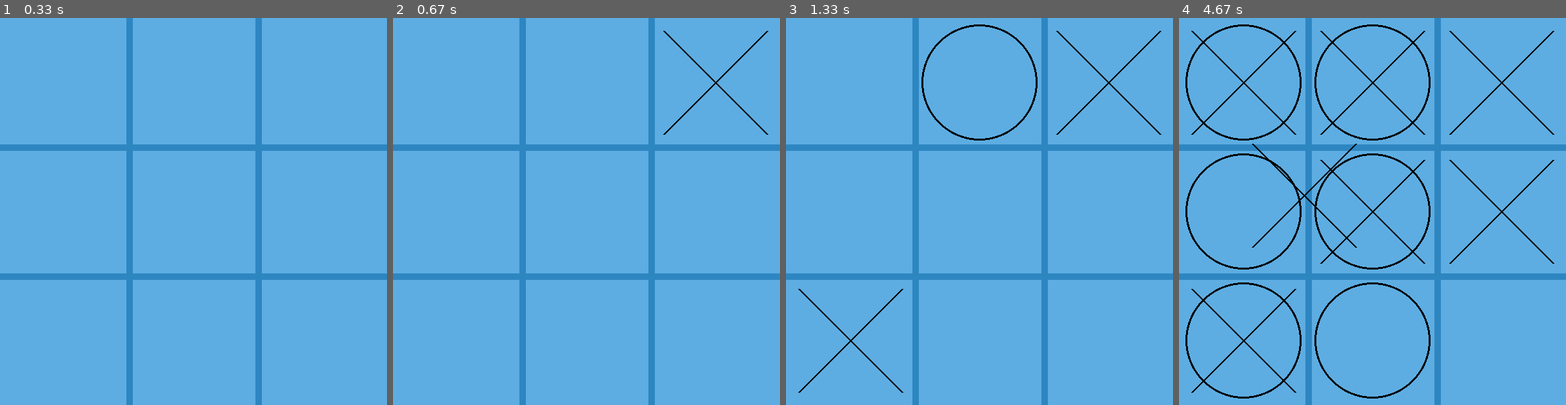
Above: before the commit, frames 1-4 (left to right).
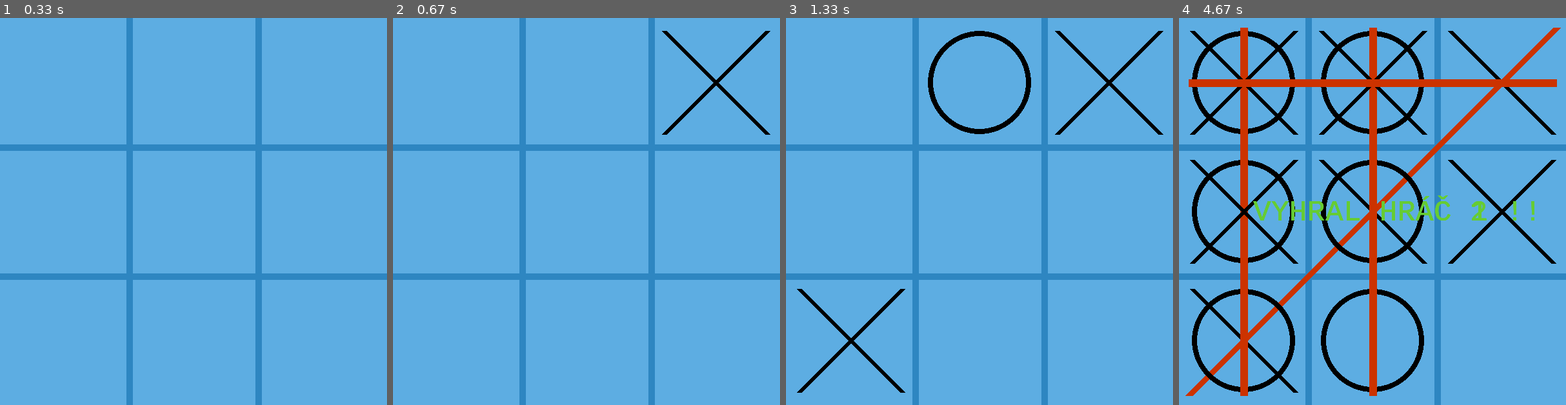
Above: after the commit, the same moments.

Repository: Marek3008/Python
Game: pygame game, started from Pyglet/piskvorky-pygame.py
Two runs of this game, one before a commit and one after it. Both use one fixed random seed, a clock stepped at 60 frames per second and the inputs below.
Inputs (mouse positions are in pixels of both pictures, inside the frame that each line leads up to):
- Up to frame 1 (0.33 s): no input
- Up to frame 2 (0.67 s): press the mouse at (714, 83) at 0.37 s; move the mouse to (640, 95) at 0.47 s; release the mouse at (571, 107) at 0.6 s
- Up to frame 3 (1.33 s): press the mouse at (979, 83) at 0.7 s; move the mouse to (909, 203) at 0.8 s; release the mouse at (844, 323) at 0.93 s; press the mouse at (851, 339) at 1.03 s; move the mouse to (944, 250) at 1.13 s; release the mouse at (1041, 157) at 1.27 s
- Up to frame 4 (4.67 s): press the mouse at (1244, 211) at 1.37 s; move the mouse to (1302, 281) at 1.47 s; release the mouse at (1364, 350) at 1.6 s; click (1372, 211) at 1.72 s; press the mouse at (1244, 83) at 2.03 s; move the mouse to (1360, 215) at 2.13 s; release the mouse at (1480, 350) at 2.27 s; press the mouse at (1500, 211) at 2.37 s; move the mouse to (1372, 168) at 2.47 s; release the mouse at (1248, 126) at 2.6 s; press the mouse at (1244, 339) at 2.7 s; move the mouse to (1326, 246) at 2.8 s; release the mouse at (1411, 157) at 2.93 s; press the mouse at (1244, 83) at 3.03 s; move the mouse to (1248, 149) at 3.13 s; release the mouse at (1256, 215) at 3.27 s; press the mouse at (1372, 339) at 3.37 s; move the mouse to (1341, 335) at 3.47 s; release the mouse at (1306, 335) at 3.6 s; click (1302, 196) at 3.72 s; press the mouse at (1372, 211) at 4.03 s; move the mouse to (1318, 149) at 4.13 s; release the mouse at (1264, 87) at 4.27 s; press the mouse at (1372, 83) at 4.37 s; move the mouse to (1438, 76) at 4.47 s; release the mouse at (1504, 72) at 4.6 s

Frame 1 is identical in both runs. In frame 2, 0.4% of the frame differs, in the area x 69-98%, y 3-31%; in frame 3, 2.4%; in frame 4, 19%, in the area x 1-99%, y 1-99%.

Commit message:
uz vypisuje ze ktory hrac vyhral ale este musim urobit break

Diff:
--- a/Pyglet/piskvorky-pygame.py
+++ b/Pyglet/piskvorky-pygame.py
@@ -11,10 +11,15 @@
 stlacene = False
 hrac = 1
 
+#hracia plocha v terminali
 hracia_plocha = [[0,0,0],
 [0, 0, 0],
 [0, 0, 0]]
 
+#font
+font = pygame.font.SysFont("Consolas", 50)
+nadpis1 = font.render("VYHRAL HRÁČ 1 !!", True, (102, 204, 51))
+nadpis2 = font.render("VYHRAL HRÁČ 2 !!", True, (102, 204, 51))
 
 #obrazovka
 obrazovka = pygame.display.set_mode((SIRKA, VYSKA))
@@ -33,13 +38,146 @@
 #2. horizontalna
 ciara((0, 400), (600, 400))
 
-#nakresli krizik alebo kruh podla toho ktory hrac je na rade
-def nakresli_znaky():
-    if hrac == 1:
-        pygame.draw.line(obrazovka, (0, 0, 0), (pozicia_x - 80, pozicia_y - 80), (pozicia_x + 80, pozicia_y + 80), 3)
-        pygame.draw.line(obrazovka, (0, 0, 0), (pozicia_x + 80, pozicia_y - 80), (pozicia_x - 80, pozicia_y + 80), 3)
-    if hrac == -1:
-        pygame.draw.circle(obrazovka, (0, 0, 0), (pozicia_x, pozicia_y), 90, 3)
+
+
+
+def prida_do_hracej_plochy(riadok, stlpec, cislo, namiesto):
+    for riadocek in hracia_plocha:
+        for nula in riadocek:
+            if nula == 0:
+                hracia_plocha[riadok].pop(stlpec)
+                hracia_plocha[riadok].insert(stlpec, cislo)
+
+def nakresli_krizik(x1, y1, x2, y2, x3, y3, x4, y4):
+    pygame.draw.line(obrazovka, (0, 0, 0), (x1, y1), (x2, y2), 8)
+    pygame.draw.line(obrazovka, (0, 0, 0), (x3, y3), (x4, y4), 8)
+
+def nakresli_kruzok(x, y):
+    pygame.draw.circle(obrazovka, (0, 0, 0), (x, y), 80, 8)
+
+#######s tymto som maximalne nespokojny ale uz som bol zufaly a nevedel ako mam pokracovat
+def nakresli_znak():
+    #vlavo hore
+    if pozicia_x in range(0, 200) and pozicia_y in range(0, 200):
+        if hrac == 1:
+            prida_do_hracej_plochy(0, 0, 1, 0)
+            nakresli_krizik(20, 20, 180, 180, 180, 20, 20, 180)
+        if hrac == -1:
+            prida_do_hracej_plochy(0, 0, 2, 0)
+            nakresli_kruzok(100, 100)
+    #stred hore
+    if pozicia_x in range(200, 400) and pozicia_y in range(0, 200):
+        if hrac == 1:
+            prida_do_hracej_plochy(0, 1, 1, 0)
+            nakresli_krizik(220, 20, 380, 180, 380, 20, 220, 180)
+        if hrac == -1:
+            prida_do_hracej_plochy(0, 1, 2, 0)
+            nakresli_kruzok(300, 100)
+    #vpravo hore
+    if pozicia_x in range(400, 600) and pozicia_y in range(0, 200):
+        if hrac == 1:
+            prida_do_hracej_plochy(0, 2, 1, 0)
+            nakresli_krizik(420, 20, 580, 180, 580, 20, 420, 180)
+        if hrac == -1:
+            prida_do_hracej_plochy(0, 2, 2, 0)
+            nakresli_kruzok(500, 100)
+    #vlavo stred
+    if pozicia_x in range(0, 200) and pozicia_y in range(200, 400):
+        if hrac == 1:
+            prida_do_hracej_plochy(1, 0, 1, 0)
+            nakresli_krizik(20, 220, 180, 380, 180, 220, 20, 380)
+        if hrac == -1:
+            prida_do_hracej_plochy(1, 0, 2, 0)
+            nakresli_kruzok(100, 300)
+    #stred stred
+    if pozicia_x in range(200, 400) and pozicia_y in range(200, 400):
+        if hrac == 1:
+            prida_do_hracej_plochy(1, 1, 1, 0)
+            nakresli_krizik(220, 220, 380, 380, 380, 220, 220, 380)
+        if hrac == -1:
+            nakresli_kruzok(300, 300)
+            prida_do_hracej_plochy(1, 1, 2, 0)
+    #stred vpravo
+    if pozicia_x in range(400, 600) and pozicia_y in range(200, 400):
+        if hrac == 1:
+            prida_do_hracej_plochy(1, 2, 1, 0)
+            nakresli_krizik(420, 220, 580, 380, 580, 220, 420, 380)
+        if hrac == -1:
+            prida_do_hracej_plochy(1, 2, 2, 0)
+            nakresli_kruzok(500, 300)
+    #vlavo dole
+    if pozicia_x in range(0, 200) and pozicia_y in range(400, 600):
+        if hrac == 1:
+            prida_do_hracej_plochy(2, 0, 1, 0)
+            nakresli_krizik(20, 420, 180, 580, 180, 420, 20, 580)
+        if hrac == -1:
+            prida_do_hracej_plochy(2, 0, 2, 0)
+            nakresli_kruzok(100, 500)
+    #stred dole
+    if pozicia_x in range(200, 400) and pozicia_y in range(400, 600):
+        if hrac == 1:
+            prida_do_hracej_plochy(2, 1, 1, 0)
+            nakresli_krizik(220, 420, 380, 580, 380, 420, 220, 580)
+        if hrac == -1:
+            prida_do_hracej_plochy(2, 1, 2, 0)
+            nakresli_kruzok(300, 500)
+    #vpravo dole
+    if pozicia_x in range(400, 600) and pozicia_y in range(400, 600):
+        if hrac == 1:
+            prida_do_hracej_plochy(2, 2, 1, 0)
+            nakresli_krizik(420, 420, 580, 580, 580, 420, 420, 580)
+        if hrac == -1:
+            prida_do_hracej_plochy(2, 2, 2, 0)
+            nakresli_kruzok(500, 500)
+
+
+
+def skontroluj_horizontalne():
+    #hrac 1
+    if hracia_plocha[0] == [1, 1, 1] or hracia_plocha[1] == [1, 1, 1] or hracia_plocha[2] == [1, 1, 1]:
+        pygame.draw.line(obrazovka, (204, 51, 0), (15, 100), (585, 100), 12)
+        obrazovka.blit(nadpis1, (115, 275))
+    #hrac 2
+    if hracia_plocha[0] == [2, 2, 2] or hracia_plocha[1] == [2, 2, 2] or hracia_plocha[2] == [2, 2, 2]:
+        pygame.draw.line(obrazovka, (204, 51, 0), (15, 100), (585, 100), 12)
+        obrazovka.blit(nadpis2, (115, 275))
+def skontroluj_vertikalne():
+    #hrac 1
+    if hracia_plocha[0][0] == 1 and hracia_plocha[1][0] == 1 and hracia_plocha[2][0] == 1:
+        pygame.draw.line(obrazovka, (204, 51, 0), (100, 15), (100, 585), 12)
+        obrazovka.blit(nadpis1, (115, 275))
+    if hracia_plocha[0][1] == 1 and hracia_plocha[1][1] == 1 and hracia_plocha[2][1] == 1:
+        pygame.draw.line(obrazovka, (204, 51, 0), (300, 15), (300, 585), 12)
+        obrazovka.blit(nadpis1, (115, 275))
+    if hracia_plocha[0][2] == 1 and hracia_plocha[1][2] == 1 and hracia_plocha[2][2] == 1:
+        pygame.draw.line(obrazovka, (204, 51, 0), (500, 15), (500, 585), 12)
+        obrazovka.blit(nadpis1, (115, 275))
+    #hrac 2
+    if hracia_plocha[0][0] == 2 and hracia_plocha[1][0] == 2 and hracia_plocha[2][0] == 2:
+        pygame.draw.line(obrazovka, (204, 51, 0), (100, 15), (100, 585), 12)
+        obrazovka.blit(nadpis2, (115, 275))
+    if hracia_plocha[0][1] == 2 and hracia_plocha[1][1] == 2 and hracia_plocha[2][1] == 2:
+        pygame.draw.line(obrazovka, (204, 51, 0), (300, 15), (300, 585), 12)
+        obrazovka.blit(nadpis2, (115, 275))
+    if hracia_plocha[0][2] == 2 and hracia_plocha[1][2] == 2 and hracia_plocha[2][2] == 2:
+        pygame.draw.line(obrazovka, (204, 51, 0), (500, 15), (500, 585), 12)
+        obrazovka.blit(nadpis2, (115, 275))
+def skontroluj_diagonalne():
+    #hrac 1
+    if hracia_plocha[0][0] == 1 and hracia_plocha[1][1] == 1 and hracia_plocha[2][2] == 1:
+        pygame.draw.line(obrazovka, (204, 51, 0), (15, 15), (585, 585), 12)
+        obrazovka.blit(nadpis1, (115, 275))
+    if hracia_plocha[0][2] == 1 and hracia_plocha[1][1] == 1 and hracia_plocha[2][0] == 1:
+        pygame.draw.line(obrazovka, (204, 51, 0), (585, 15), (15, 585), 12)
+        obrazovka.blit(nadpis1, (115, 275))
+    #hrac 2
+    if hracia_plocha[0][0] == 2 and hracia_plocha[1][1] == 2 and hracia_plocha[2][2] == 2:
+        pygame.draw.line(obrazovka, (204, 51, 0), (15, 15), (585, 585), 12)
+        obrazovka.blit(nadpis2, (115, 275))
+    if hracia_plocha[0][2] == 2 and hracia_plocha[1][1] == 2 and hracia_plocha[2][0] == 2:
+        pygame.draw.line(obrazovka, (204, 51, 0), (585, 15), (15, 585), 12)
+        obrazovka.blit(nadpis2, (115, 275))
+
 
 
 #hlavny cyklus ktory tu tiez musi byt, v nom je vlastne napisane to co sa ma diat
@@ -49,14 +187,15 @@
             sys.exit()
         if udalost.type == pygame.MOUSEBUTTONDOWN and stlacene == False :
             stlacene = True
-            print("Stlacene!!")
             pozicia = pygame.mouse.get_pos()
             pozicia_x = pozicia[0]
             pozicia_y = pozicia[1]
-            nakresli_znaky()
-            print(pozicia)
+            nakresli_znak()
+            skontroluj_horizontalne()
+            skontroluj_vertikalne()
+            skontroluj_diagonalne()
         if udalost.type == pygame.MOUSEBUTTONUP and stlacene == True:
             stlacene = False
             hrac *= -1
-            print(hrac)
+
     pygame.display.update()
